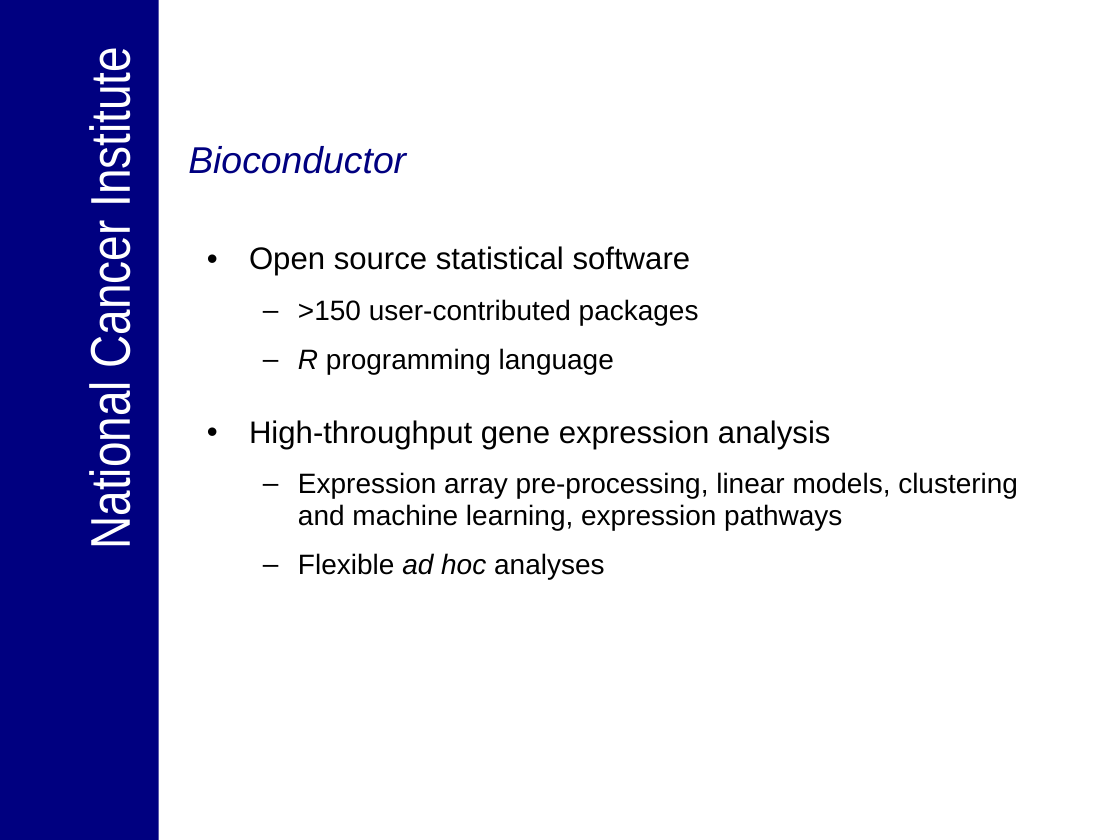
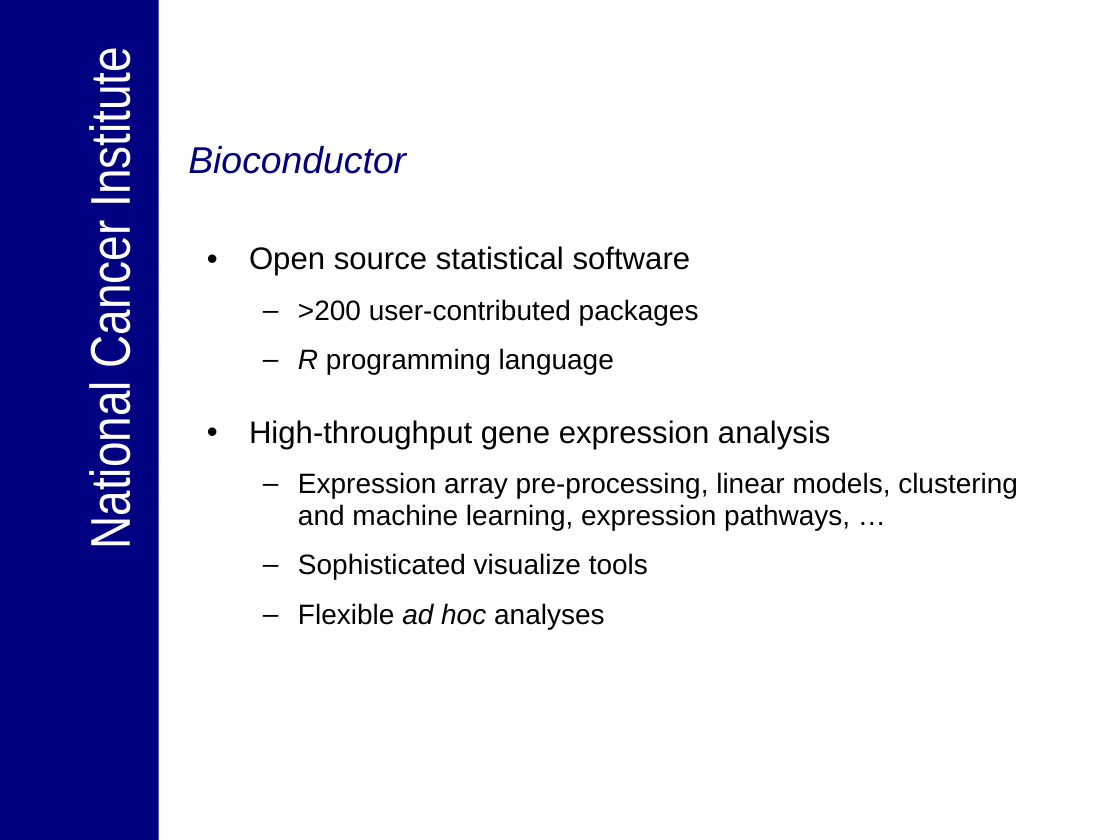
Before and after one commit to NCIP/bioconductor, a slide deck: slide 2 of bioconductor/Presentations/Engaging_endusers_panel_01032007.ppt. Drawn at 1120x840 pixels with LibreOffice and Linux fonts; fonts in the diff are those of the drawing; background and template pictures are left out. Boxes give left, top, right and bottom in pixels: in the first picture for what was removed or moved away, otherwise in the second. Text is boxed around its words. In the diff, an @@ line names an element or a change of style, - is before the commit and + after.

```diff
--- a/bioconductor/Presentations/Engaging_endusers_panel_01032007.ppt
+++ b/bioconductor/Presentations/Engaging_endusers_panel_01032007.ppt
@@ text at bbox=[298, 299, 699, 325]: text changed @@
-  – >150 user-contributed packages
+  – >200 user-contributed packages
@@ text at bbox=[298, 472, 1018, 579]: text changed @@
-  – Expression array pre-processing, linear models, clustering and machine learning, expression pathways
+  – Expression array pre-processing, linear models, clustering and machine learning, expression pathways, …
+  – Sophisticated visualize tools
```
Also in this commit, not shown: 3 other slides changed.
